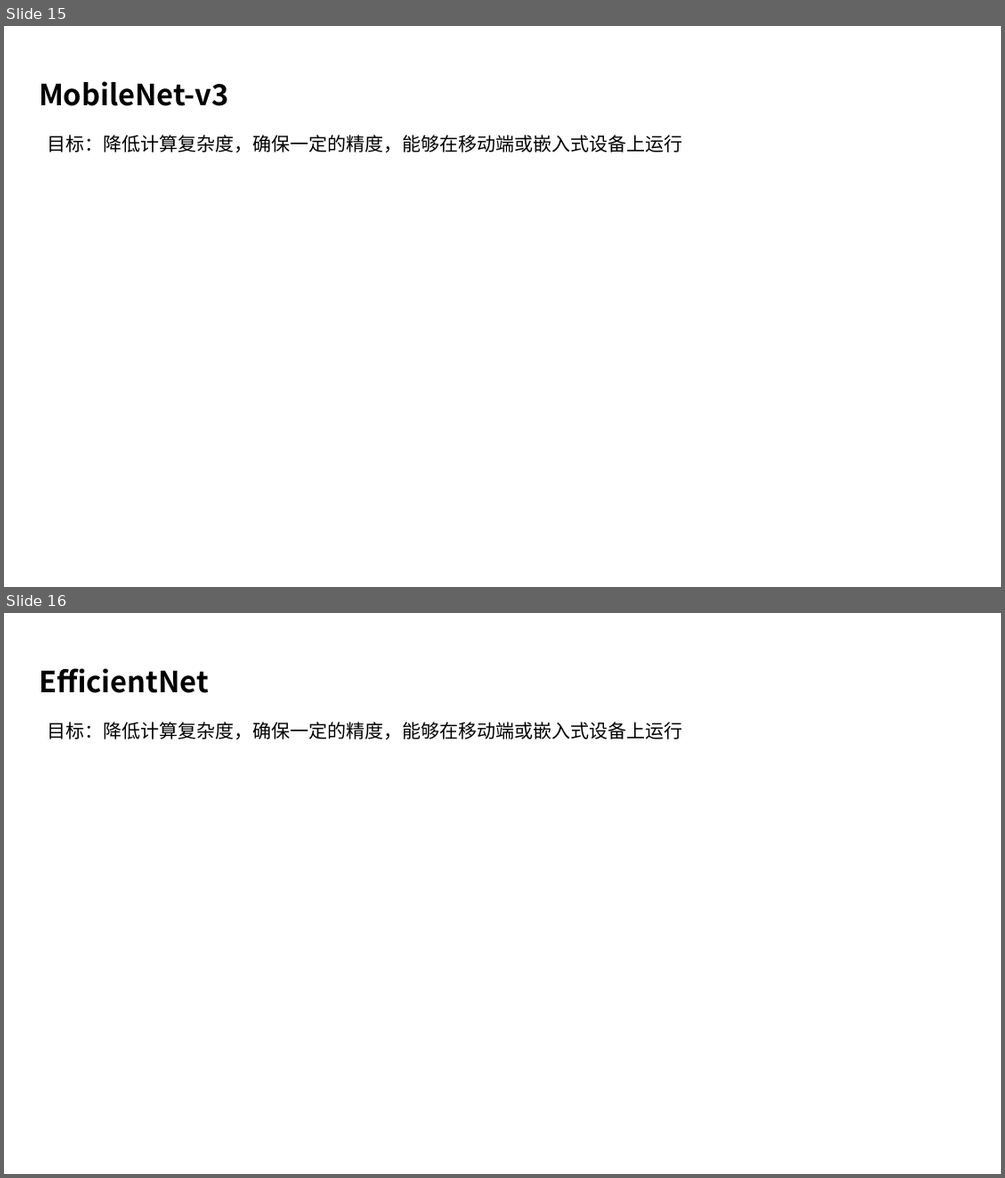
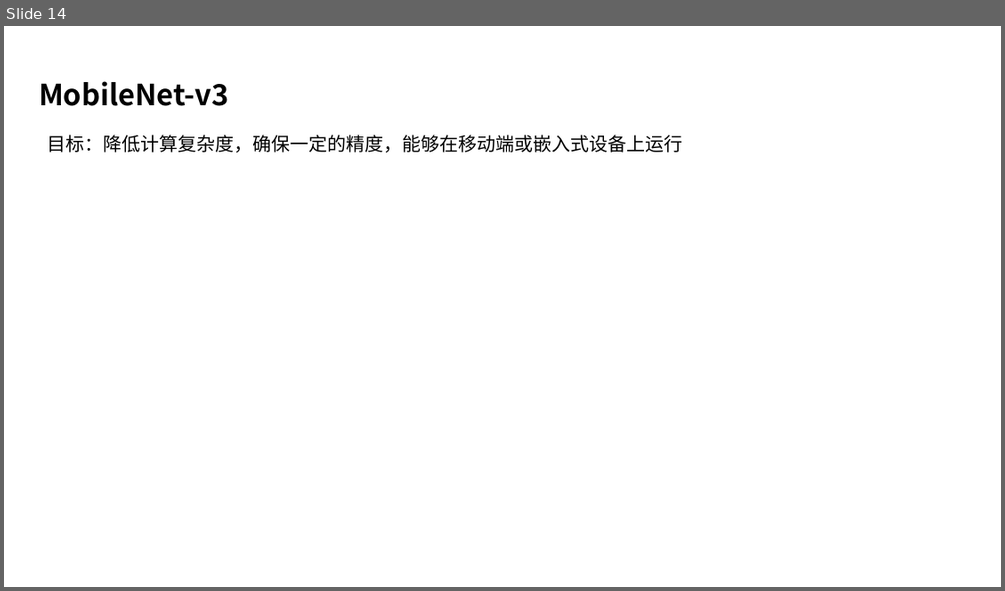
Before and after one commit to taylorguo/GAN_Understanding_Practicing, a slide deck: GAN_Understanding/GANunderstanding.pptx. Shown one above the other, each under a label of ours: slides 15 and 16 before the commit, slide 14 after it. The pictures are 1005x1178 and 1005x591 pixels, drawn with LibreOffice and Linux fonts; fonts in the diff are those of the drawing. Boxes give left, top, right and bottom in pixels: in the first picture for what was removed or moved away, otherwise in the second. Text is boxed around its words. In the diff, an @@ line names an element or a change of style, - is before the commit and + after.

```diff
--- a/GAN_Understanding/GANunderstanding.pptx
+++ b/GAN_Understanding/GANunderstanding.pptx
@@ slide 16 removed at [4,613,1001,1174], background #FFFFFF @@
@@ text removed at [39,668,209,693] @@
-EfficientNet
@@ text removed at [48,722,683,739] @@
-目标：降低计算复杂度，确保一定的精度，能够在移动端或嵌入式设备上运行
@@ what was slide 15 is now slide 14 @@
```
Also in this commit, not shown: 7 slides changed, 1 slide added, 2 other slides removed.
